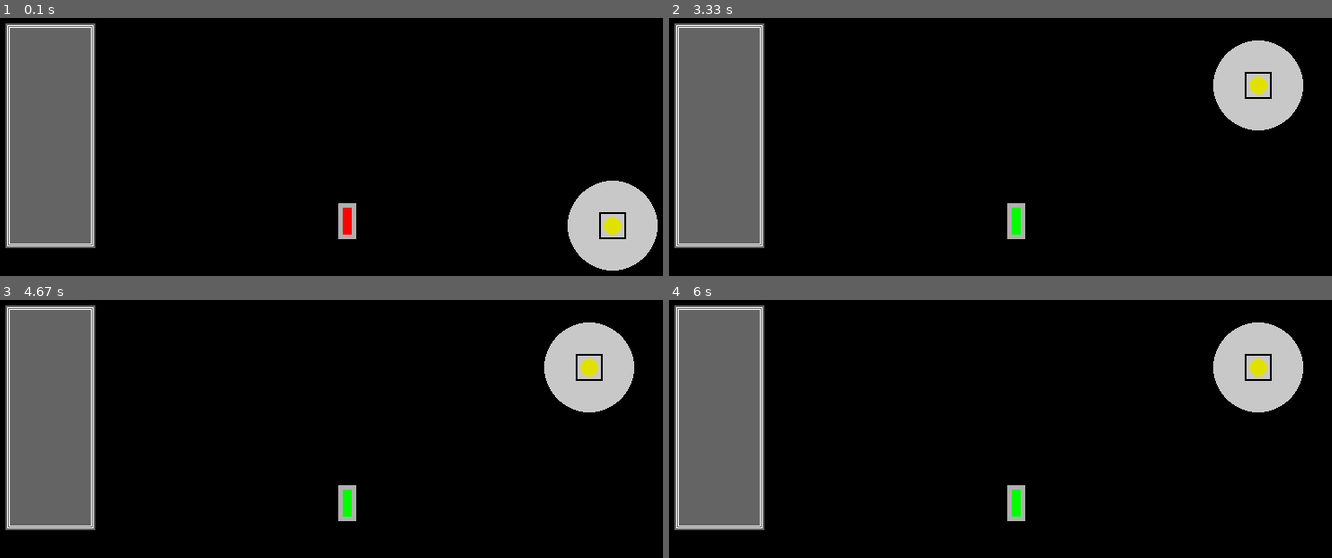
Above: before the commit, frames 1-4 (two rows, left to right).
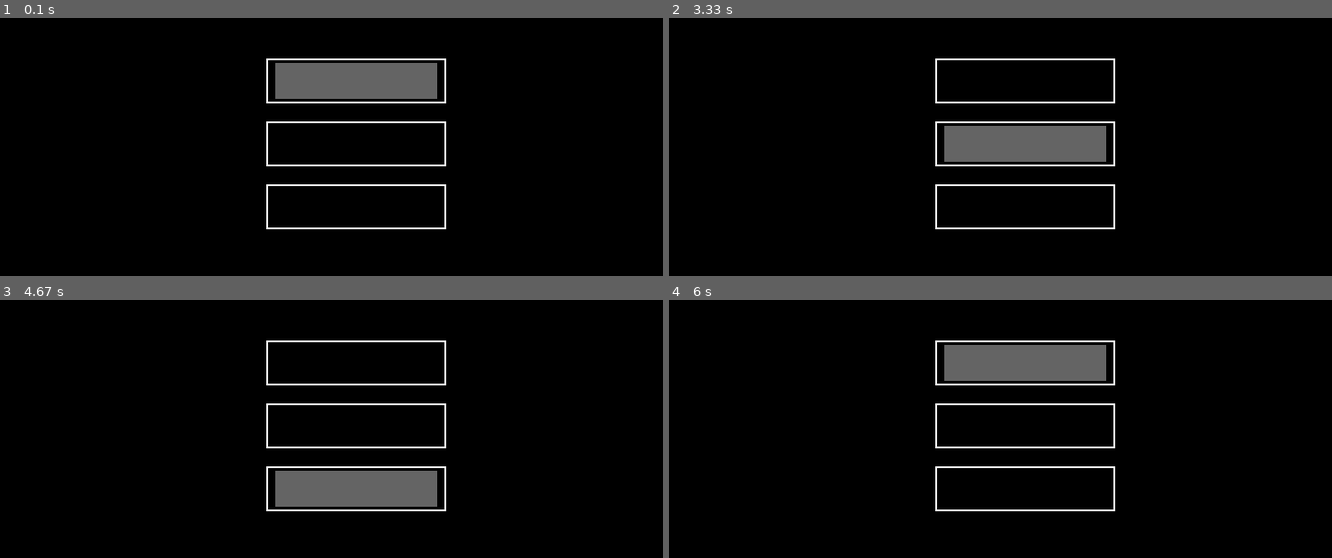
Above: after the commit, the same moments.

Repository: Sulles/YOLOL_Simulator
Game: pygame game, started from Simulator/main.py
The game is run twice, just before and just after one commit, with the same random seed, the same clock (stepped at 60 frames per second) and the same inputs.
Inputs (mouse positions are in pixels of both pictures, inside the frame that each line leads up to):
- Up to frame 1 (0.1 s): no input
- Up to frame 2 (3.33 s): press the mouse at (1027, 79) at 0.37 s; move the mouse to (914, 126) at 0.47 s; release the mouse at (801, 172) at 0.6 s; hold Esc 0.67-1.13 s; press the mouse at (1013, 221) at 1.2 s; move the mouse to (1060, 214) at 1.3 s; release the mouse at (1106, 206) at 1.43 s; right-click (1259, 85) at 1.55 s; press the mouse at (1259, 85) at 1.87 s; move the mouse to (1073, 92) at 1.97 s; release the mouse at (887, 103) at 2.1 s; press the mouse at (1259, 85) at 2.2 s; move the mouse to (1113, 245) at 2.3 s; release the mouse at (outside the picture) at 2.43 s; press the mouse at (1013, 221) at 2.53 s; move the mouse to (940, 188) at 2.63 s; release the mouse at (867, 157) at 2.77 s; press the mouse at (1013, 221) at 2.87 s; move the mouse to (934, 170) at 2.97 s; release the mouse at (854, 121) at 3.1 s; tap Esc at 3.17 s
- Up to frame 3 (4.67 s): click (530, 552) at 3.55 s; press the mouse at (358, 361) at 3.87 s; move the mouse to (245, 379) at 3.97 s; release the mouse at (132, 398) at 4.1 s; press the mouse at (358, 361) at 4.2 s; move the mouse to (411, 519) at 4.3 s; release the mouse at (outside the picture) at 4.43 s
- Up to frame 4 (6 s): click (1027, 361) at 5.05 s; press the mouse at (1027, 361) at 5.37 s; move the mouse to (1007, 498) at 5.47 s; release the mouse at (outside the picture) at 5.6 s; press the mouse at (1027, 361) at 5.7 s; move the mouse to (960, 359) at 5.8 s; release the mouse at (894, 354) at 5.93 s

The runs differ from the first frame. In frame 1, 21% of the frame differs, in the area x 0-100%, y 2-98%; in frame 2, 21%; in frame 3, 20%; in frame 4, 21%.

Commit message:
OptionScreen class update

Diff:
--- a/Simulator/Classes/Network.py
+++ b/Simulator/Classes/Network.py
@@ -29,7 +29,7 @@
             self.objects.append(obj_map[ob_set](obj_settings[ob_set]))
 
         for obj in self.objects:
-            print('Created new object: %s with hitbox: %s' % (obj.name, obj.hit_box))
+            print('Created new object: "%s" with hitbox: %s' % (obj.name, obj.hit_box))
 
     def print(self):
         print("=== NETWORK INFORMATION ===\n"
--- a/Simulator/Classes/pygame_obj.py
+++ b/Simulator/Classes/pygame_obj.py
@@ -10,6 +10,7 @@
 TODO: Add other pygame object shapes
 """
 
+from copy import deepcopy
 from pygame import Rect as pygame_rect
 from pygame import draw as pygame_draw
 
@@ -41,7 +42,7 @@
 
         self.drawable_shapes = []
         for shape_def in shapes:
-            # print('Got new shape definition!')
+            # print('Got new shape definition!: {}'.format(shape_def))
 
             if 'width' not in shape_def or shape_def['width'] is None:
                 shape_def['width'] = 0
@@ -93,6 +94,13 @@
         self.hit_box = [[self.center[0] - int(self.width / 2), self.center[0] + int(self.width / 2)],
                         [self.center[1] - int(self.height / 2), self.center[1] + int(self.height / 2)]]
 
+    def in_hit_box(self, pos):
+        if pos[0] in range(self.hit_box[0][0], self.hit_box[0][1]) and \
+            pos[1] in range(self.hit_box[1][0], self.hit_box[1][1]):
+            return True
+        else:
+            return False
+
     def create_rect(self, rect_settings):
         """
         This function creates the pygame.Rect object for a rectangle
--- a/Simulator/OptionScreen.py
+++ b/Simulator/OptionScreen.py
@@ -19,54 +19,86 @@
 """
 
 import pygame
-from .Classes.pygame_obj import PygameObj
+from Classes.pygame_obj import PygameObj
+from math import sqrt
 
 
-class ListObj(PygameObj):
-    def __init__(self, list_of_entries):
-        self.shapes = []
+class ListObj:
+    def __init__(self, list_of_entries, screen_size):
+        if list_of_entries is None or len(list_of_entries) == 0:
+            print('Found no entries! Skipping...')
+            return
 
-        top_of_list = 70 * len(list_of_entries) / 2
+        self.entries = list_of_entries
+        self.objects = []
+        self.closest_object = 0
 
-        for x in range(len(list_of_entries)):
-            print('Generating %s entry' % list_of_entries[x])
-            self.shapes.append({
+        # print('Instantiating new List Object. List of entries: {}'.format(
+        #     list_of_entries))
+
+        top_of_list = int(70 * len(list_of_entries))
+
+        for x in range(0, len(list_of_entries)):
+            # print('Creating shape for list entry "%s"' % list_of_entries[x])
+            shapes = []
+            shapes.append(
                 {'type': 'rect',
-                 'color': [255, 255, 255],
+                 'color': (255, 255, 255),
                  'width': 2,
                  'settings': {
-                     'center': [0, top_of_list - 70 * x],
+                     'center': [0, 0],
                      'width': 200,
-                     'height': 50
-                 }},
+                     'height': 50}})
+            shapes.append(
                 {'type': 'rect',
                  'color': None,
                  'settings': {
-                     'center': [0, top_of_list - 70 * x],
+                     'center': [0, 0],
                      'width': 180,
-                     'height': 40
-                 }}
-            })
+                     'height': 40}})
+            # TODO: Blit text here?
 
-        PygameObj.__init__(self, [0, 0], 200, 50, [(0, 0, 0), (100, 100, 100), (0, 200, 0)], self.shapes)
+            self.objects.append(
+                PygameObj([int(screen_size['width'] / 2) + 100,
+                    int(screen_size['height'] / 2 - (top_of_list / 20) - (70 * x))],
+                    200, 50, [(0, 0, 0), (100, 100, 100), (0, 200, 0)], shapes))
+        print('List objects: {}'.format(self.objects))
 
     def draw(self, surface):
-        self._draw(surface)
-        # TODO: blit text to surface
-        return
+        for obj in self.objects:
+            obj._draw(surface)
+        # TODO: blit text to surface here?
+
+    def handle_hover(self, mouse_pos):
+        # print('got mouse pos: {}'.format(mouse_pos))
+        distance = []
+        obj_index = []
+        for obj in self.objects:
+            # print('Got obj with center: "%s"' % obj.center)
+            distance.append(self.distance(obj.center, mouse_pos))
+            obj_index.append(self.objects.index(obj))
+        # print('distance: {}'.format(distance))
+        # print('min distance: {}'.format(min(distance)))
+        # print(self.objects[obj_index[distance.index(min(distance))]])
+        closest_object = obj_index[distance.index(min(distance))]
+        if self.closest_object != closest_object:
+            self.objects[self.closest_object]._update_color(0)
+            self.closest_object = closest_object
+            self.objects[self.closest_object]._update_color(1)
+
+    @staticmethod
+    def distance(a, b):
+        return sqrt((a[0] - b[0]) ** 2 + (a[1] - b[1]) ** 2)
+
+    def handle_mouse_down(self, mouse_pos):
+        if self.objects[self.closest_object].in_hit_box(mouse_pos):
+            print('Got left click in "%s"' % self.entries[self.closest_object])
+            # TODO: change level and options display here
 
 
-class OptionScreen(PygameObj):
-    def __init__(self, screen_width, screen_height):
-        self.background = [{
-            'type': 'rect',
-            'color': None,
-            'settings': {
-                'center': [0, 0],
-                'width': screen_width,
-                'height': screen_height
-            }
-        }]
+class OptionScreen:
+    def __init__(self, screen_size):
+        self.is_active = True
 
         # Simple dictionary of all settings, with key as first layer text, and value as sub-layer text
         self.options_text = {
@@ -76,17 +108,15 @@
             'Edit simulator settings': ['Change screen size', 'Change FPS']
         }
 
-        self.main_list = ListObj([_ for _ in self.options_text.keys()])
-        self.network_list = ListObj(self.options_text['Edit networks'])
-        self.yolol_list = ListObj(self.options_text['Edit YOLOL code'])
-        self.simulator_list = ListObj(self.options_text['Edit simulator settings'])
+        self.main_list = ListObj([_ for _ in self.options_text.keys()], screen_size)
+        self.network_list = ListObj(self.options_text['Edit networks'], screen_size)
+        self.yolol_list = ListObj(self.options_text['Edit YOLOL code'], screen_size)
+        self.simulator_list = ListObj(self.options_text['Edit simulator settings'], screen_size)
 
         self.selected_key = None
 
         self.current_list = []
         self.update_current_list()
-
-        PygameObj.__init__(self, [0, 0], screen_width, screen_height, [(0, 0, 0)], self.background)
 
     def update_current_list(self):
         if self.selected_key is None:
@@ -101,25 +131,31 @@
             print('what even is the selected key?: {}'.format(self.selected_key))
             raise AttributeError
 
-    def get_obj_from_hitbox(self, pos):
-        for obj in self.current_list:
+    def toggle_activate(self):
+        if self.is_active:
+            self.deactivate()
+        else:
+            self.activate()
 
+    def activate(self):
+        self.is_active = True
+
+    def deactivate(self):
+        self.is_active = False
 
     def draw(self, surface):
-        self._draw(surface)
-        for list_obj in self.current_list:
-            list_obj.draw(surface)
+        self.current_list.draw(surface)
 
     def handle_action(self, action_type, mouse_pos=None):
-        if action_type == 'ESCAPE':
+        if action_type == 'ESCAPE' and self.selected_key is not None:
             self.selected_key = None
+        elif action_type == 'ESCAPE':
+            self.toggle_activate()
         elif action_type == 'MOUSE_HOVER':
-            # Find which list object mouse is hovering over
-            highlight_obj = get_obj_from_hitbox(mouse_pos)
-            self._update_color(1)
+            self.current_list.handle_hover(mouse_pos)
         elif action_type == 'MOUSE_DOWN':
             # Find which list object mouse is hovering over
-            self._update_color(2)
+            print(self.current_list.handle_mouse_down(mouse_pos))
             # Update selected key to represent where mouse click occurred
             # self.selected_key =
         else:
--- a/Simulator/main.py
+++ b/Simulator/main.py
@@ -23,6 +23,8 @@
 from src.GUI import GUI
 # noinspection PyUnresolvedReferences
 from Classes.Network import Network
+# noinspection PyUnresolvedReferences
+from OptionScreen import OptionScreen
 
 
 def simulator():
@@ -36,6 +38,7 @@
     surface = pygame.display.set_mode((DISPLAY['width'], DISPLAY['height']))
     pygame.display.set_caption('Proving Ground')
     gui = GUI(DISPLAY)
+    option_screen = OptionScreen(DISPLAY)
 
     # Initialize Network here
     network_settings = {'Button0':
@@ -62,7 +65,7 @@
             elif event.type == KEYDOWN:
                 if event.key == K_ESCAPE:
                     # Show main screen
-                    pass
+                    option_screen.handle_action('ESCAPE')
 
                 # OBJECT SELECTION
                 # elif selected_eid:
@@ -77,34 +80,40 @@
                 # pprint(vars(event))
                 if event.button == 3:   # right click
                     print('Right click found: {}'.format(event.pos))
-                    selected_obj = network.get_closest_obj(event.pos)
-                    print('Got closest obj with name: "%s"' % selected_obj.name)
+                    if not option_screen.is_active:
+                        selected_obj = network.get_closest_obj(event.pos)
+                        print('Got closest obj with name: "%s"' % selected_obj.name)
                 elif event.button == 1: # left click
-                    print('Left click found: {}'.format(event.pos))
-                    network.handle_action(event.pos, action_type='LEFT_MOUSE_DOWN')
+                    if option_screen.is_active:
+                        option_screen.handle_action('MOUSE_DOWN', event.pos)
+                    else:
+                        print('Left click found: {}'.format(event.pos))
+                        network.handle_action(event.pos, action_type='LEFT_MOUSE_DOWN')
 
             elif event.type == MOUSEBUTTONUP:
                 if event.button == 3:   # right click
-                    print('Right mouse up found?')
-                    selected_obj = None
+                    if not option_screen.is_active:
+                        print('Right mouse up found?')
+                        selected_obj = None
                 if event.button == 1:   # left click
-                    network.handle_action(event.pos, action_type='LEFT_MOUSE_UP')
+                    if not option_screen.is_active:
+                        network.handle_action(event.pos, action_type='LEFT_MOUSE_UP')
 
         if selected_obj:
             selected_obj.set_center(pygame.mouse.get_pos())
+
+        # Perform tick update here for YOLOL chips
 
         # Re-draw background
         surface.fill(colors['BGCOLOR'])
 
         # Drawing objects
-        network.draw(surface)
-        # for obj in network.get_objects():
-        #     pygame.draw.rect(surface, obj.color, obj.rect)
-
-        # Drawing GUI
-        gui.draw(surface)
-
-        # Perform tick update here
+        if option_screen.is_active:
+            option_screen.handle_action('MOUSE_HOVER', pygame.mouse.get_pos())
+            option_screen.draw(surface)
+        else:
+            network.draw(surface)
+            gui.draw(surface)
 
         pygame.display.update()
         FPS_CLOCK.tick(FPS)
